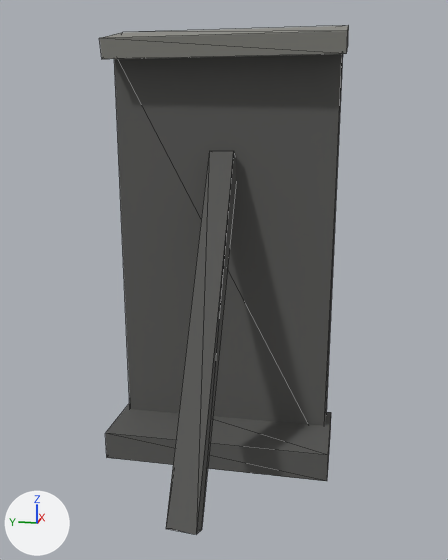
An edit to the glTF model game/public/models/arm_plate.glb, drawn before and after from the same camera.
One viewpoint serves both versions: a camera (50 mm lens) standing at (-1.068, -0.259, 0.712) and looking at (0.081, -0.029, 0.425). Every picture has the same lights, and +X, +Y and +Z are marked at lower left. The older version comes first. Mesh edges are drawn as thin lines. Vertices at exactly the same position are counted once.

Names of what the first picture shows: 'arm_plate'.
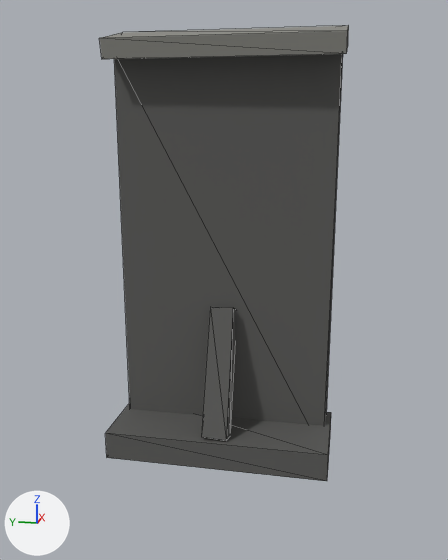
Boxes [x1, y1, x2, y2] around the edits, measured in the pictures (448 x 560 px; the box of a moved part takes in the faces that stretch with it):
'arm_plate', reshaped (10% shorter)
    before: [99, 26, 349, 534]
    after: [99, 26, 349, 481]
part 1 of me_cube, moved or reshaped
    before: [166, 151, 236, 534]
    after: [201, 307, 235, 441]

What changed in the scene script:
```text
Change me_cube:
    used by ob_arm_plate; location = (0.0, 0.0, 0.0)
    remove me_cube.from_pydata(...)  # 80 vertices, 120 faces; spans x -0.156..0.32, y -0.242..0.242, z -0.007..0.914
    add me_cube.from_pydata(...)  # 80 vertices, 120 faces; spans x 0.105..0.32, y -0.242..0.242, z -0.007..0.914
    me_cube part 1
    me_cube.vertices[16].co: (0.26, 0.024, 0.637) -> (0.262, 0.024, 0.31)
    me_cube.vertices[17].co: (-0.117, 0.027, 0.006) -> (0.155, 0.027, 0.049)
    me_cube.vertices[18].co: (0.212, 0.028, 0.666) -> (0.21, 0.028, 0.331)  # pixel (209, 150) -> pixel (210, 306)
    me_cube.vertices[19].co: (-0.156, 0.028, 0.033) -> (0.112, 0.028, 0.069)  # pixel (165, 528) -> pixel (201, 436)
    me_cube.vertices[20].co: (0.258, -0.023, 0.638) -> (0.26, -0.023, 0.311)
    me_cube.vertices[21].co: (-0.111, -0.027, 0.007) -> (0.161, -0.027, 0.051)  # pixel (201, 529) -> not seen
    me_cube.vertices[22].co: (0.213, -0.023, 0.666) -> (0.211, -0.023, 0.332)  # pixel (233, 150) -> pixel (233, 307)
    me_cube.vertices[23].co: (-0.155, -0.027, 0.028) -> (0.114, -0.027, 0.065)  # pixel (196, 534) -> pixel (226, 440)
```
